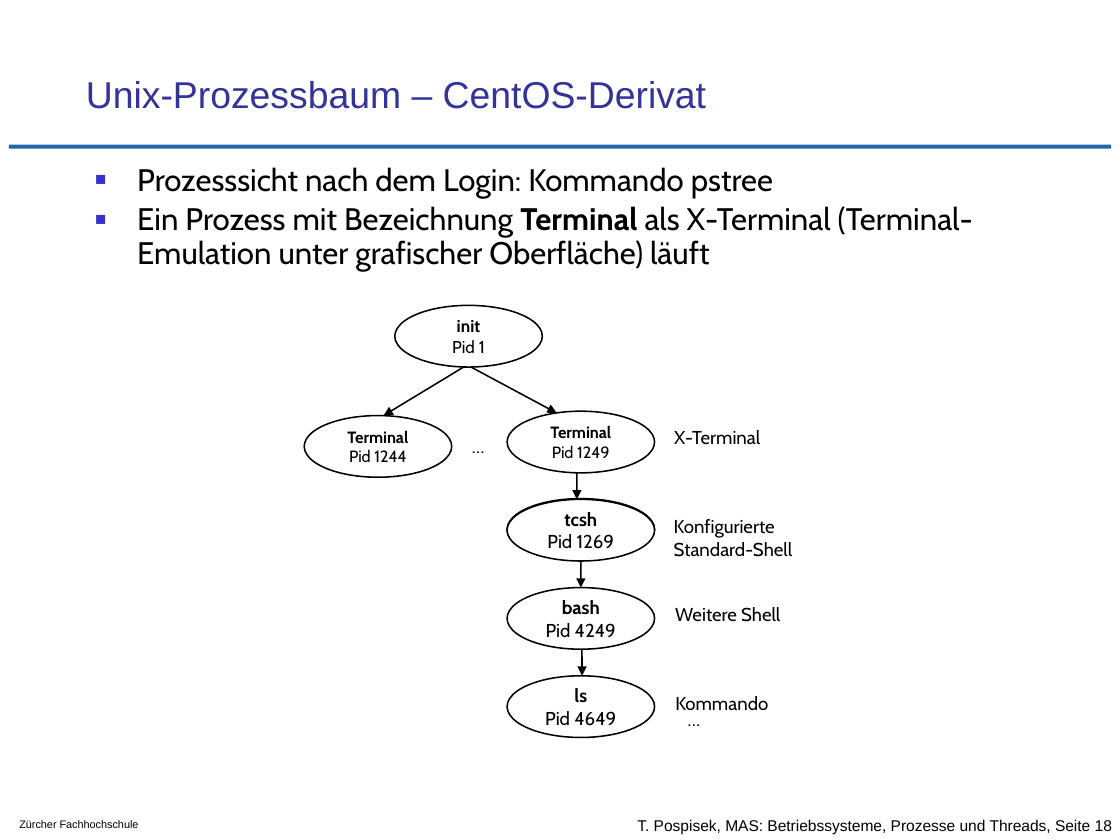
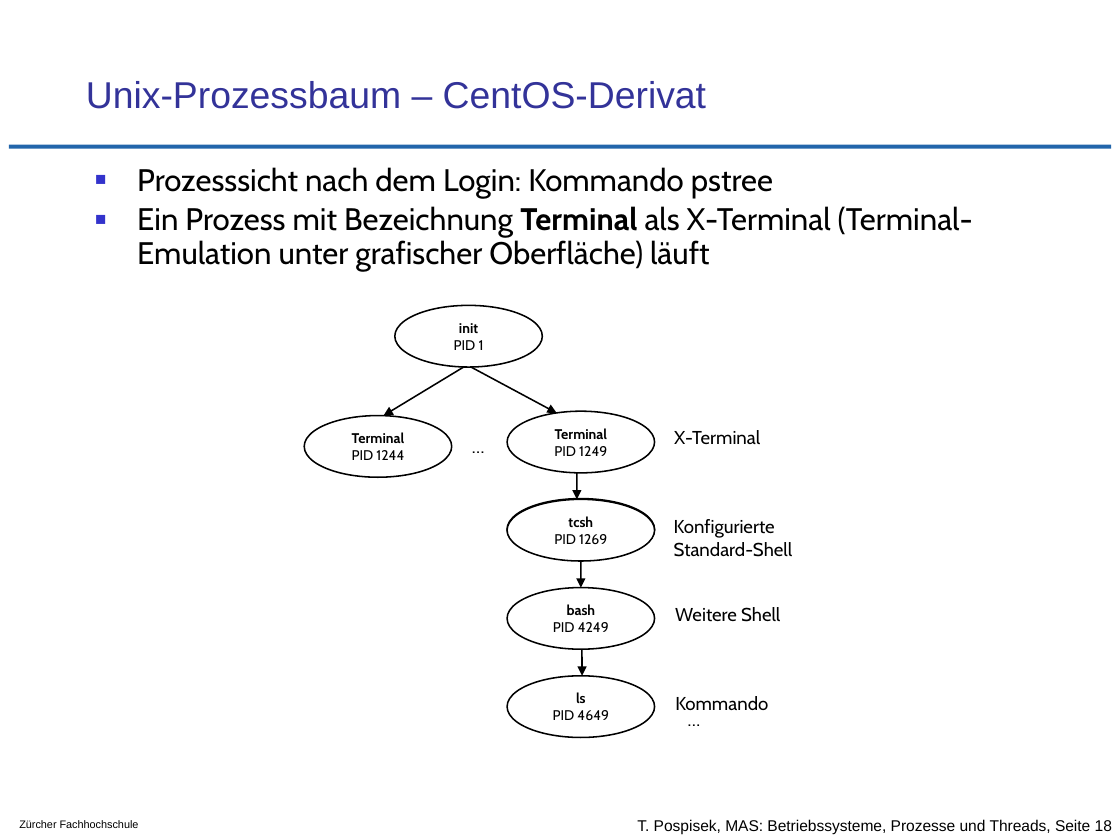
Before and after one commit to tpo/betriebssysteme, a slide deck: slide 18 of 05-2_Prozesse_und_Threads.odp. Drawn at 1120x840 pixels with LibreOffice and Linux fonts; fonts in the diff are those of the drawing; background and template pictures are left out. Boxes give left, top, right and bottom in pixels: in the first picture for what was removed or moved away, otherwise in the second. Text is boxed around its words. In the diff, an @@ line names an element or a change of style, - is before the commit and + after.

```diff
--- a/05-2_Prozesse_und_Threads.odp
+++ b/05-2_Prozesse_und_Threads.odp
@@ text in ellipse at bbox=[459, 323, 478, 333]: size 11 to 9 pt in "init" @@
@@ text in ellipse at bbox=[454, 340, 484, 350]: text changed; size 11 to 9 pt @@
-Pid 1
+PID 1
@@ text in ellipse at bbox=[352, 432, 405, 443]: size 10.5 to 9 pt in "Terminal" @@
@@ text in ellipse at bbox=[554, 446, 607, 456]: text changed; size 10.5 to 9 pt @@
-Pid 1249
+PID 1249
@@ text in ellipse at bbox=[555, 428, 608, 439]: size 10.5 to 9 pt in "Terminal" @@
@@ text in ellipse at bbox=[352, 450, 404, 460]: text changed; size 10.5 to 9 pt @@
-Pid 1244
+PID 1244
@@ text in ellipse at bbox=[544, 534, 573, 544]: text changed; size 12 to 9 pt @@
-Pid 1269
+PID 1269
@@ text in ellipse at bbox=[554, 534, 617, 544]: text changed @@
-Pid 1350
+PID 1350
@@ text in ellipse at bbox=[564, 516, 597, 527]: size 12 to 9 pt in "tcsh" @@
@@ text in ellipse at bbox=[553, 622, 609, 632]: text changed; size 12 to 9 pt @@
-Pid 4249
+PID 4249
@@ text in ellipse at bbox=[567, 604, 596, 615]: size 12 to 9 pt in "bash" @@
@@ text in ellipse at bbox=[553, 710, 609, 720]: text changed; size 12 to 9 pt @@
-Pid 4649
+PID 4649
@@ text in ellipse at bbox=[576, 692, 586, 703]: size 12 to 9 pt in "ls" @@
```
Also in this commit, not shown: 8 other slides changed, 9 other files.
